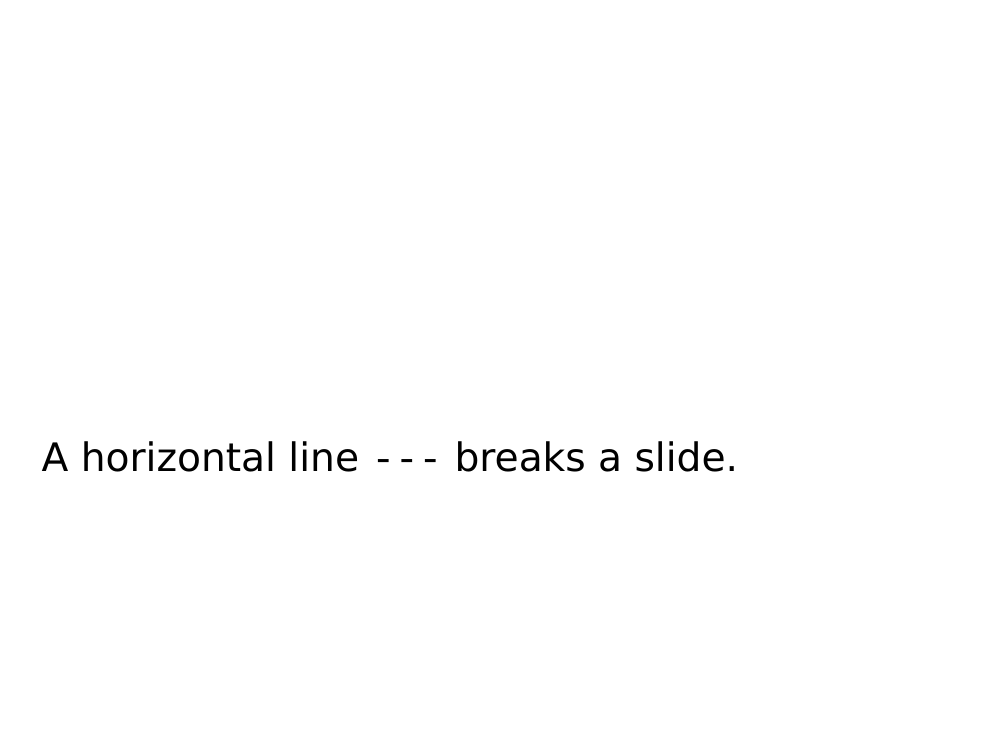
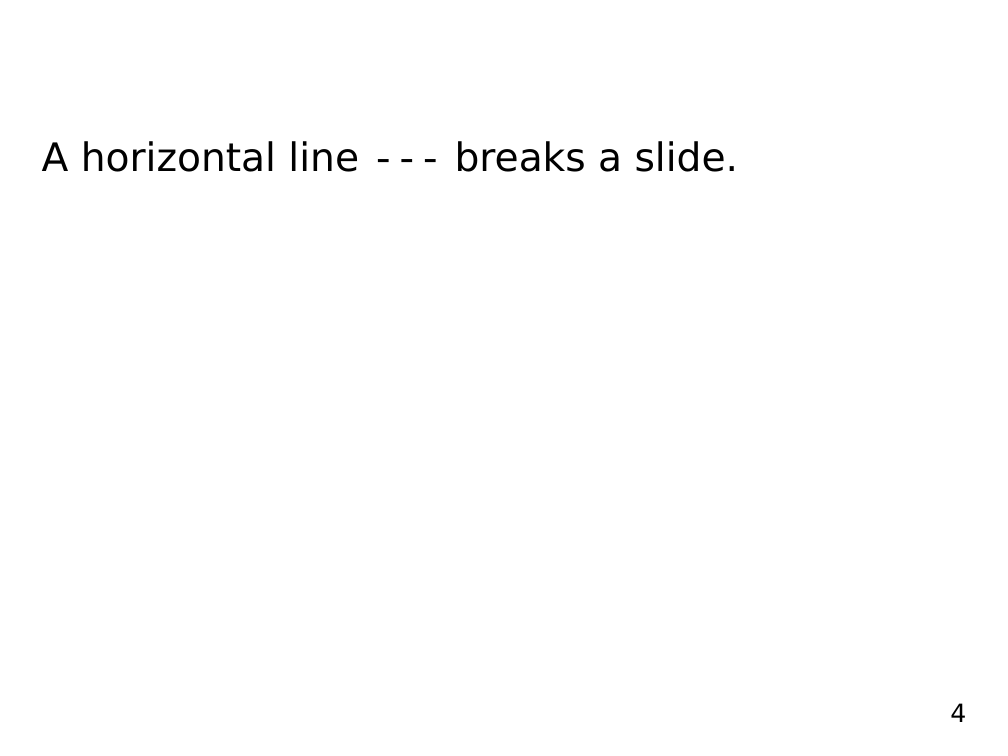
Before and after one commit to plotance/plotance.github.io, a slide deck: slide 4 of src/examples/title_and_sections/title_and_sections.pptx. Drawn at 1008x756 pixels with LibreOffice and Linux fonts; fonts in the diff are those of the drawing. Boxes give left, top, right and bottom in pixels: in the first picture for what was removed or moved away, otherwise in the second. Text is boxed around its words. In the diff, an @@ line names an element or a change of style, - is before the commit and + after.

```diff
--- a/src/examples/title_and_sections/title_and_sections.pptx
+++ b/src/examples/title_and_sections/title_and_sections.pptx
@@ text "A horizontal line --- breaks ..." moved from (x1=42, y1=441, x2=739, y2=472) to (x1=42, y1=141, x2=739, y2=172) @@
@@ page number added at (x1=950, y1=703, x2=966, y2=722), 18 pt, text #000000 @@
+4
```
Also in this commit, not shown: 7 other files.
